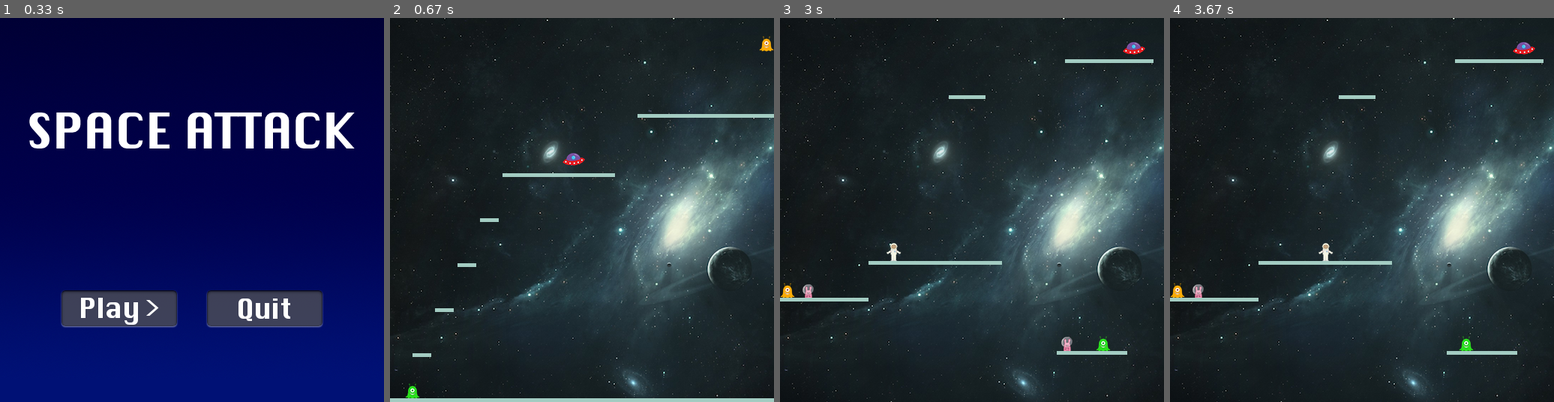
Above: before the commit, frames 1-4 (left to right).
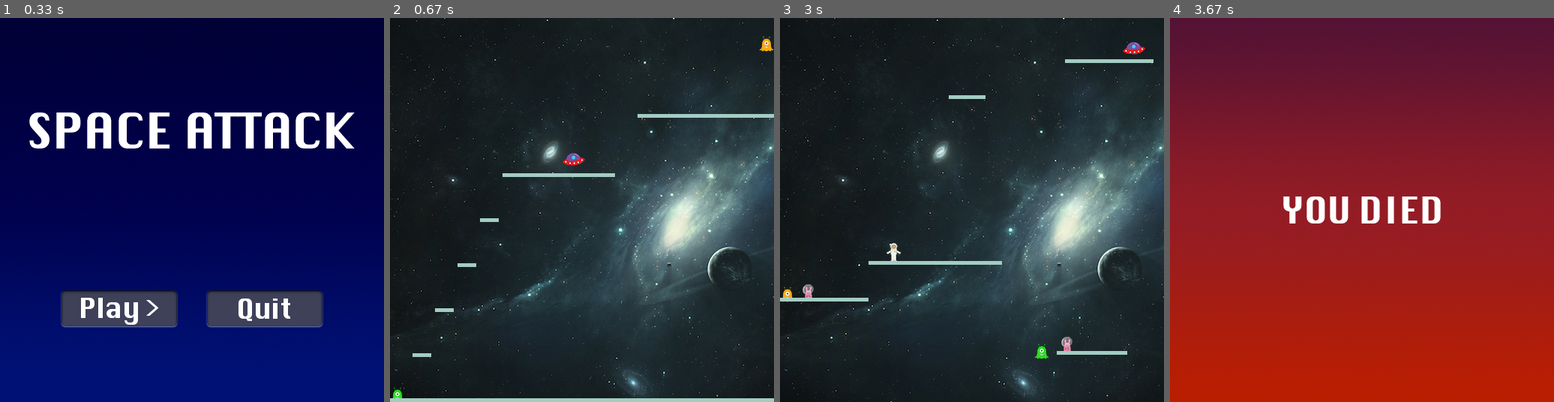
Above: after the commit, the same moments.

Repository: ezfe/Space-Attack
Game: pygame game, started from Space-Attack/main.py
Same seed, same stepped clock (60 frames per second), same inputs: the game is played once before the commit and once after it.
Inputs (mouse positions are in pixels of both pictures, inside the frame that each line leads up to):
- Up to frame 1 (0.33 s): no input
- Up to frame 2 (0.67 s): click (509, 309) at 0.4 s
- Up to frame 3 (3 s): hold Right 0.67-1.13 s; hold Up 1.17-1.47 s; hold W 1.17-1.47 s; tap Space at 1.23, 2.63 s; hold Left 2.57-2.97 s; hold A 2.57-2.97 s
- Up to frame 4 (3.67 s): no input

Frame 1 is identical in both runs. In frame 2, 0.1% of the frame differs, in the area x 0-8%, y 95-100%; in frame 3, 0.2%; in frame 4, 100%, in the area x 0-100%, y 0-100%.

Commit message:
More collision detection unfinished

Diff:
--- a/Space-Attack/main.py
+++ b/Space-Attack/main.py
@@ -394,11 +394,17 @@
 
             wallCenterX = wall.getCenterCoordinates()[0]
             wallCenterY = wall.getCenterCoordinates()[1]
+            wallRightX = wall.x + wall.width
+            wallBottomY = wall.y + wall.height
+
+            playerCenterX = self.width/2 + self.x
             playerCenterY = self.height/2 + self.y
-
-            if (self.x + self.width) > wall.x and (self.x + self.width) <  (wall.x + 5):
-                #self.x = self.width + wall.x
-                #self.xVelocity = 0
+            playerRightX = self.x + self.width
+            playerBottomY = self.y + self.height
+
+            if playerRightX > wall.x:
+                self.x = wall.x - self.width
+                self.xVelocity = 0
                 #FIX
 
                 pass
